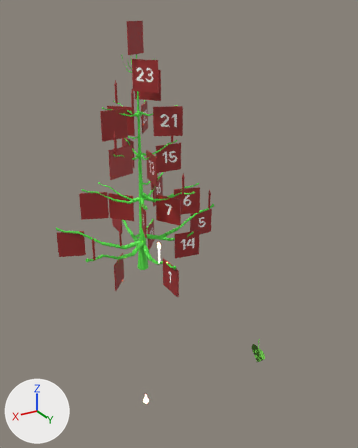
A saved change to the Blender file fletwaerk.blend.
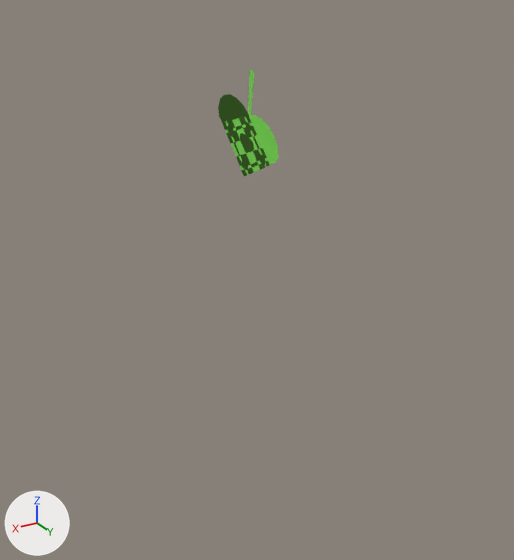
The first picture shows the older version from a 50 mm lens placed at (1.88, 3.87, 2.29), pointed at (0.09, 0.88, 0.79). The close-ups show both versions on the part from 57% to 89% of the width and 72% to 100% of the height of that picture; other places that the commit changed are outside them. Arrows for +X, +Y and +Z are at lower left; the lights stay in place.

Before the edit, the objects in view are built like this:
```python
me_heart1_001 = bpy.data.meshes.new('heart1.001')
me_heart1_001.from_pydata(...)  # 144 vertices, 54 faces, 2 loose edges; spans x -0.0849..0.052, y -0.0541..0.084, z -0.0013..0.0009
# faces by material slot: [27, 27]
me_heart1_001.materials.append(mat_green)  # dark green #2d5b02
me_heart1_001.materials.append(mat_material_032)  # green #7fe756
ob_heart1_001 = bpy.data.objects.new('heart1.001', me_heart1_001)
ob_heart1_001.location = (0.07, 1.85, 0.224)
ob_heart1_001.rotation_euler = (1.571, 0.785, 1.571)  # degrees (90, 45, 90)
```
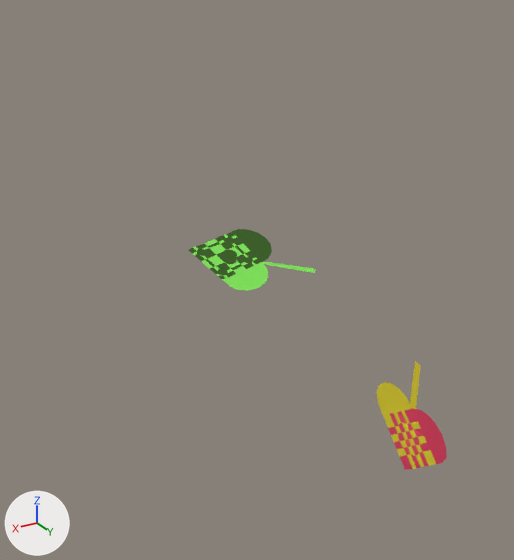
What differs and where, as boxes (x1, y1, x2, y2) in the close-ups (514 x 560 px):
'heart1.001', moved, turned
    before: (218, 69, 278, 176)
    after: (189, 229, 315, 290)
'Plane.001', added
    after: (376, 361, 447, 470)
    faces in mat_material_040 (yellow #e7d62a): (376, 361, 436, 469)
    faces in mat_material_039 (red #e73e62): (388, 408, 447, 470)

The change, as a diff of the scene's bpy script:
```diff
--- a/fletwaerk.blend.py
+++ b/fletwaerk.blend.py
@@ mat_material_040 @@
+mat_material_040 = principled_material('Material.040')
+mat_material_040.base_color = (0.8, 0.674, 0.0233)  # yellow #e7d62a
@@ mat_material_039 @@
+mat_material_039 = principled_material('Material.039')
+mat_material_039.base_color = (0.8, 0.0484, 0.122)  # red #e73e62
@@ me_plane_002 @@
+me_plane_002.from_pydata(...)  # 82 vertices, 40 faces; spans x -0.153..0.063, y -0.062..0.153, z 0.006..0.008
+# faces by material slot: [20, 20]
+me_plane_002.materials.append(mat_material_039)  # red #e73e62
+me_plane_002.materials.append(mat_material_040)  # yellow #e7d62a
@@ ob_heart1_001 @@
 ob_heart1_001 = bpy.data.objects.new('heart1.001', me_heart1_001)
-ob_heart1_001.location = (0.07, 1.85, 0.224)
-ob_heart1_001.rotation_euler = (1.571, 0.785, 1.571)  # degrees (90, 45, 90)
+ob_heart1_001.location = (0.07, 1.85, 0.0)
@@ ob_plane_001 @@
+ob_plane_001 = bpy.data.objects.new('Plane.001', me_plane_002)
+ob_plane_001.location = (0.08, 2.238, -0.015)
+ob_plane_001.rotation_euler = (1.571, 0.785, 1.571)  # degrees (90, 45, 90)
+ob_plane_001.scale = (0.63, 0.63, 1.0)
```
